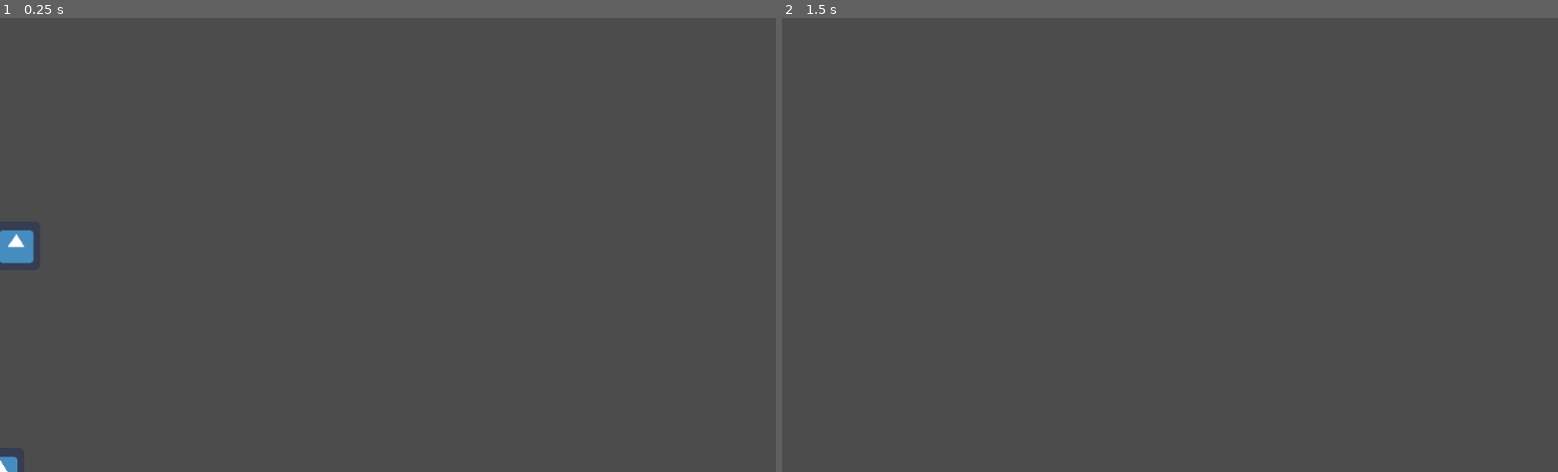
Above: before the commit, frames 1-2 (left to right).
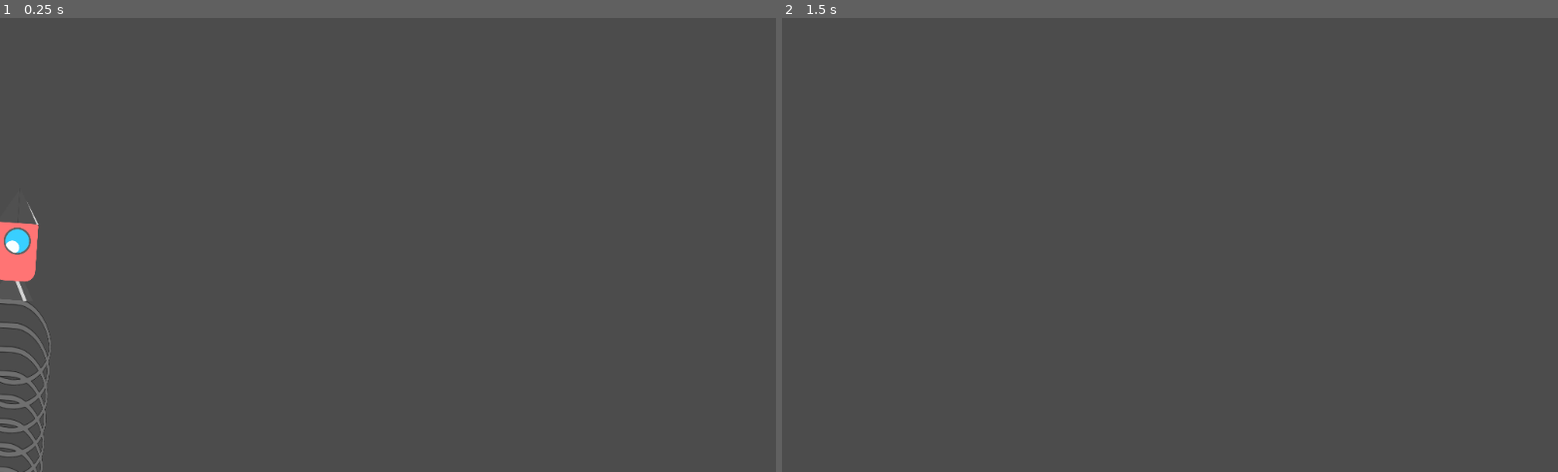
Above: after the commit, the same moments.

Repository: Garageman2/LaunchGame
Game: Godot game, scene res://Main.tscn
Two runs of this game, one before a commit and one after it. Both use one fixed random seed, a clock stepped at 60 frames per second and the inputs below. The engine's default icon, where the game draws it, is replaced by a stand-in: a white triangle on a blue panel in a dark square.
Inputs (mouse positions are in pixels of both pictures, inside the frame that each line leads up to):
- Up to frame 1 (0.25 s): no input
- Up to frame 2 (1.5 s): tap Enter at 0.5 s; move the mouse to (1340, 222) at 0.52 s; hold Space (Launch) 0.53-1.28 s; move the mouse to (1014, 267) at 1.27 s; tap Space (Launch) at 1.35 s

The runs differ from the first frame. In frame 1, 1.3% of the frame differs, in the area x 0-7%, y 40-100%; in frame 2, nothing differs.

Commit message:
Added some sprites and working on spring scaling

Diff:
--- a/Launch/Launcher.tscn
+++ /dev/null
@@ -1,15 +0,0 @@
-[gd_scene load_steps=3 format=2]
-
-[ext_resource path="res://Scripts/RocketL.gd" type="Script" id=1]
-[ext_resource path="res://icon.png" type="Texture" id=2]
-
-[node name="Origin" type="Node2D"]
-
-[node name="LaunchRoot" type="Node2D" parent="."]
-
-[node name="Rocket" type="Sprite" parent="LaunchRoot"]
-texture = ExtResource( 2 )
-script = ExtResource( 1 )
-
-[node name="Sprite" type="Sprite" parent="LaunchRoot"]
-texture = ExtResource( 2 )
--- a/Launch/Main.tscn
+++ b/Launch/Main.tscn
@@ -1,6 +1,6 @@
 [gd_scene load_steps=3 format=2]
 
-[ext_resource path="res://Launcher.tscn" type="PackedScene" id=1]
+[ext_resource path="res://Scenes/Launcher.tscn" type="PackedScene" id=1]
 [ext_resource path="res://Scripts/Manager.gd" type="Script" id=2]
 
 [node name="Root" type="Node2D"]
--- /dev/null
+++ b/Launch/Scenes/Launcher.tscn
@@ -0,0 +1,19 @@
+[gd_scene load_steps=4 format=2]
+
+[ext_resource path="res://Scripts/RocketL.gd" type="Script" id=1]
+[ext_resource path="res://Assets/Spring.png" type="Texture" id=2]
+[ext_resource path="res://Assets/Rocket.png" type="Texture" id=3]
+
+[node name="Origin" type="Node2D"]
+
+[node name="LaunchRoot" type="Node2D" parent="."]
+
+[node name="Rocket" type="Sprite" parent="LaunchRoot"]
+scale = Vector2( 0.3, 0.3 )
+z_index = 1
+texture = ExtResource( 3 )
+script = ExtResource( 1 )
+
+[node name="Spring" type="Sprite" parent="LaunchRoot"]
+scale = Vector2( 0.197, 0.215 )
+texture = ExtResource( 2 )
--- /dev/null
+++ b/Launch/Scenes/Rocket.tscn
@@ -0,0 +1,18 @@
+[gd_scene load_steps=3 format=2]
+
+[ext_resource path="res://Assets/Rocket.png" type="Texture" id=1]
+
+[sub_resource type="CapsuleShape2D" id=1]
+radius = 96.6667
+height = 326.667
+
+[node name="RocketRoot" type="Node2D"]
+
+[node name="Sprite" type="Sprite" parent="."]
+scale = Vector2( 0.3, 0.3 )
+texture = ExtResource( 1 )
+
+[node name="Area2D" type="Area2D" parent="Sprite"]
+
+[node name="CollisionShape2D" type="CollisionShape2D" parent="Sprite/Area2D"]
+shape = SubResource( 1 )
--- a/Launch/Scripts/RocketL.gd
+++ b/Launch/Scripts/RocketL.gd
@@ -1,5 +1,7 @@
 extends Sprite
 
+onready var Parent = get_parent();
+onready var Spring = Parent.get_child(1)
 
 # Declare member variables here. Examples:
 var RocketPos = Vector2(0,0)
@@ -12,6 +14,7 @@
 # Called when the node enters the scene tree for the first time.
 func _ready():
 	LaunchRoot.set("position",Vector2(0,get_viewport_rect().size.y))
+	print(Spring)
 	pass # Replace with function body.
 
 
@@ -30,10 +33,14 @@
 func FindPosition(RocketPos):
 	var NewCoords = null;
 	NewCoords = cartesian2polar(RocketPos.x,RocketPos.y)
-	print(NewCoords)
 	NewCoords.x = clamp(NewCoords.x,75,Radius)
 	NewCoords.y = clamp(NewCoords.y,-1.5,-.2)
+	Spring.set("rotation_degrees",rad2deg(NewCoords.y)+90)
+	set("rotation_degrees",rad2deg(NewCoords.y)+90)
+	Spring.set("scale",Vector2(.3,NewCoords.x*.003))
+
 	NewCoords = polar2cartesian(NewCoords.x,NewCoords.y)
+
 	#theta can be used to calculate the forward vector for the motion
 	#R can be used for x for the spring force.
 	return NewCoords;
Binary file added: Launch/Assets/Rocket.png
Not shown, added: Launch/Assets/Rocket.png.import
Binary file added: Launch/Assets/Spring.png
Not shown, added: Launch/Assets/Spring.png.import
Not shown, added: Launch/Assets/Rocket.afdesign
